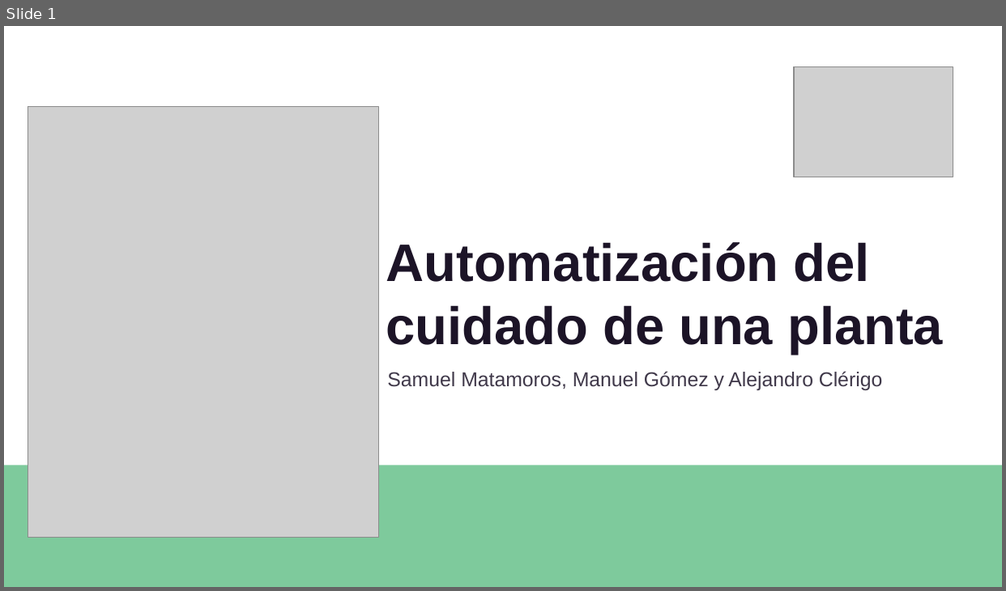
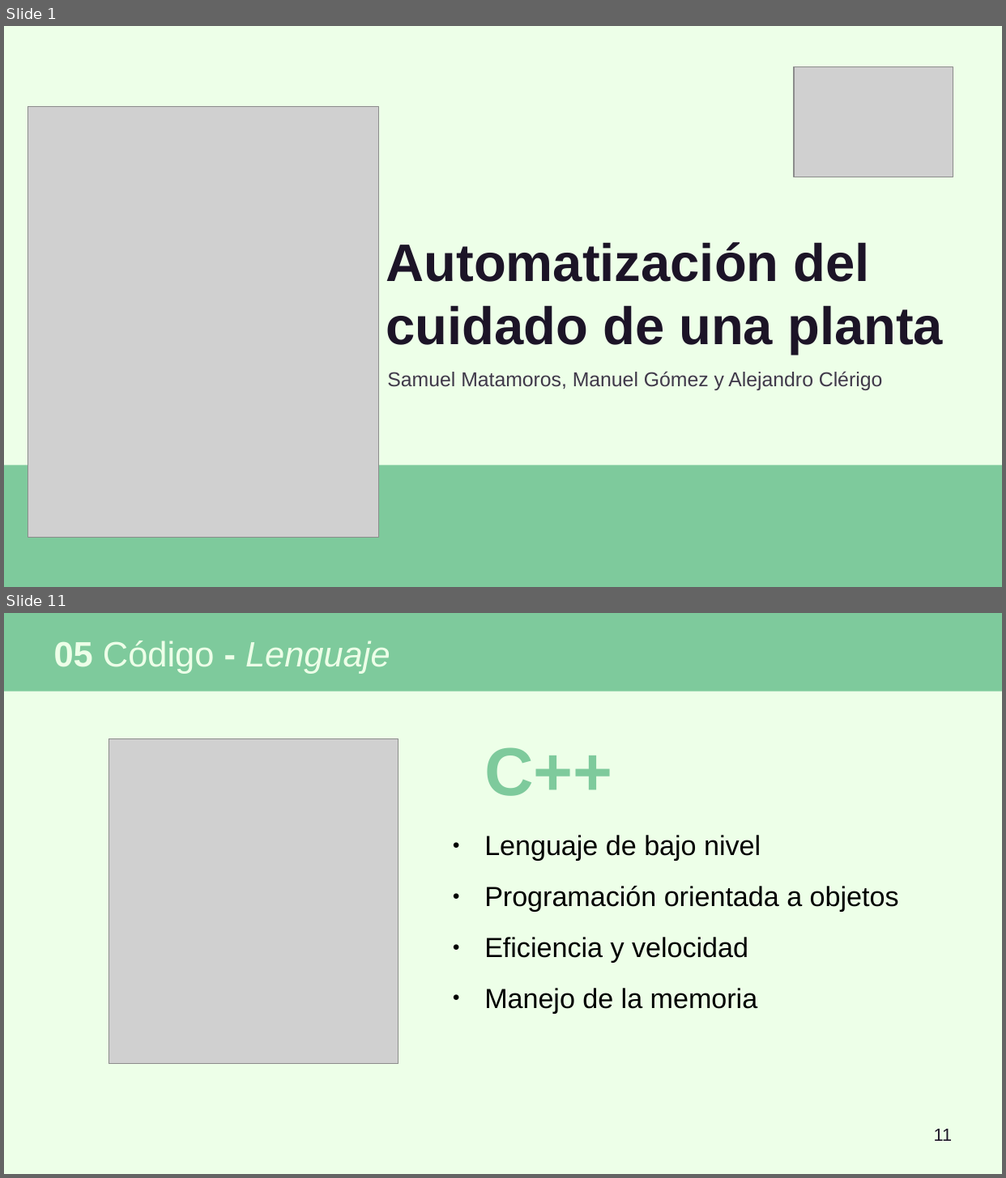
Before and after one commit to SamuelMatamoros/Automating-the-care-of-a-plant, a slide deck: Documentos/Presentación/DefensaProyecto.odp. Shown one above the other, each under a label of ours: slide 1 before the commit, slides 1 and 11 after it; the slides between them are not shown. The pictures are 1006x591 and 1006x1178 pixels, drawn with LibreOffice and Linux fonts; fonts in the diff are those of the drawing; grey boxes stand for pictures. Boxes give left, top, right and bottom in pixels: in the first picture for what was removed or moved away, otherwise in the second. Text is boxed around its words. In the diff, an @@ line names an element or a change of style, - is before the commit and + after.

```diff
--- a/Documentos/Presentación/DefensaProyecto.odp
+++ b/Documentos/Presentación/DefensaProyecto.odp
@@ slide 11 added at (x1=4, y1=613, x2=1002, y2=1174), background #EDFFE8 @@
@@ rectangle added at (x1=4, y1=613, x2=1002, y2=691), fill #7ECA9C @@
@@ title added at (x1=54, y1=641, x2=390, y2=674), 28 pt, text #EDFFE8 @@
+05 Código - Lenguaje
@@ picture added at (x1=109, y1=739, x2=398, y2=1065) @@
@@ text added at (x1=484, y1=747, x2=612, y2=796), 54 pt, text #7ECA9C, bold @@
+C++
@@ text added at (x1=484, y1=835, x2=899, y2=1014), 22 pt, text #000000 @@
+● Lenguaje de bajo nivel
+● Programación orientada a objetos
+● Eficiencia y velocidad
+● Manejo de la memoria
@@ page number added at (x1=934, y1=1129, x2=953, y2=1141), 14 pt, text #1C1427 @@
+11
@@ slide 1 changed as well @@
@@ background #FFFFFF to #EDFFE8 @@
```
Also in this commit, not shown: 21 other slides added, 1 slide removed, 2 other files.
